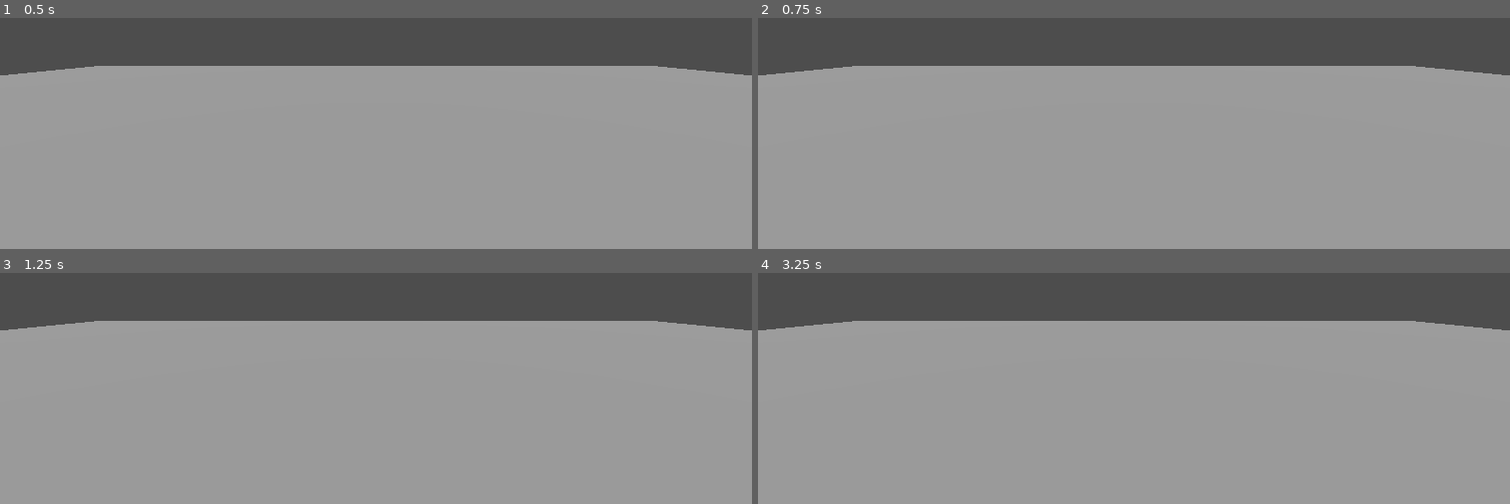
Above: before the commit, frames 1-4 (two rows, left to right).
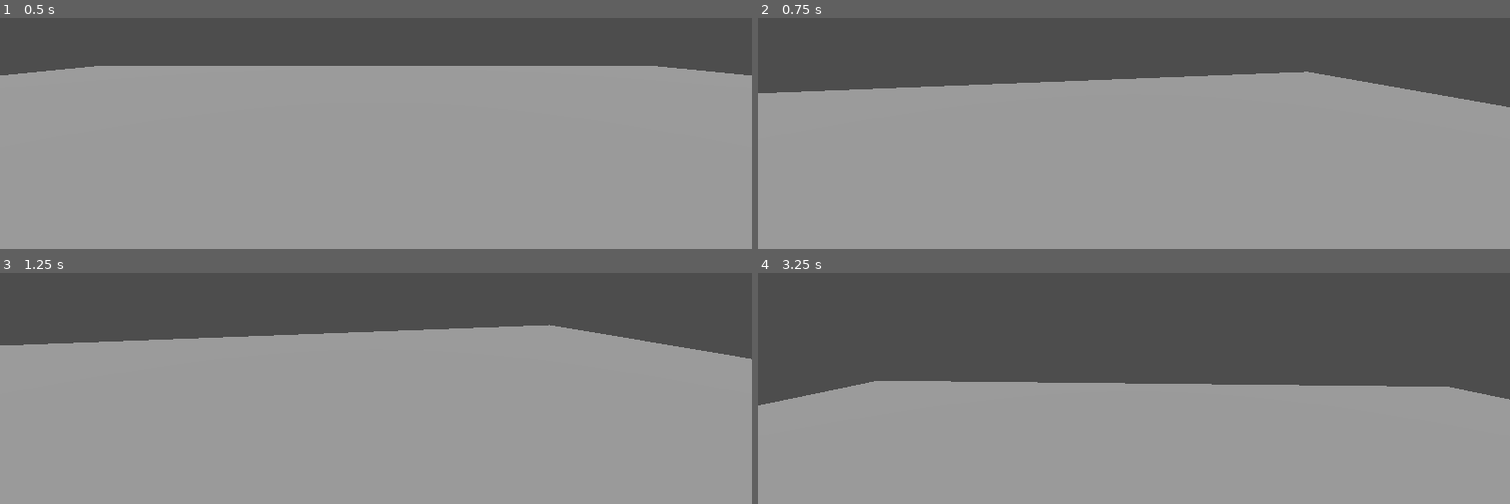
Above: after the commit, the same moments.

Repository: LuxxProd/United-Games-Source
Game: Godot game, scene res://node_3d.tscn
The game is run twice, just before and just after one commit, with the same random seed, the same clock (stepped at 60 frames per second) and the same inputs.
Inputs (mouse positions are in pixels of both pictures, inside the frame that each line leads up to):
- Up to frame 1 (0.5 s): no input
- Up to frame 2 (0.75 s): tap Enter (ui_accept) at 0.5 s; move the mouse to (outside the picture) at 0.52 s; hold Right (ui_right) from 0.53 s (still down)
- Up to frame 3 (1.25 s): keep holding Right (ui_right); tap Enter (ui_accept) at 0.77 s
- Up to frame 4 (3.25 s): move the mouse to (983, 314) at 1.27 s; release Right (ui_right) at 1.28 s; hold Down (ui_down) 1.28-2.03 s; tap Enter (ui_accept) at 1.52, 2.75, 3.02 s; move the mouse to (outside the picture) at 2.02 s; hold Right (ui_right) 2.03-2.78 s; move the mouse to (1096, 376) at 2.77 s; hold Up (ui_up) from 2.78 s (still down)

Frame 1 is identical in both runs. In frame 2, 7.5% of the frame differs, in the area x 0-100%, y 20-39%; in frame 3, 6.5%; in frame 4, 28%, in the area x 0-100%, y 20-58%.
Error before the commit: Parse Error: There is already a variable named "input_dir" declared in this scope. (res://character_body_3d.gd:22)

Commit message:
Update character_body_3d.gd
Fixing double line

Diff:
--- a/character_body_3d.gd
+++ b/character_body_3d.gd
@@ -16,11 +16,7 @@
 
 	# Get the input direction and handle the movement/deceleration.
 	# As good practice, you should replace UI actions with custom gameplay actions.
-
 	var input_dir := Input.get_vector("move_left", "move_right", "move_forward", "move_backward")
-
-	var input_dir := Input.get_vector("ui_left", "ui_right", "ui_up", "ui_down")
-
 	var direction := (transform.basis * Vector3(input_dir.x, 0, input_dir.y)).normalized()
 	if direction:
 		velocity.x = direction.x * SPEED
@@ -30,7 +26,6 @@
 		velocity.z = move_toward(velocity.z, 0, SPEED)
 
 	move_and_slide()
-
 
 	# Capturing/Freeing the cursor
 	if Input.is_action_just_pressed("ui_cancel"):
